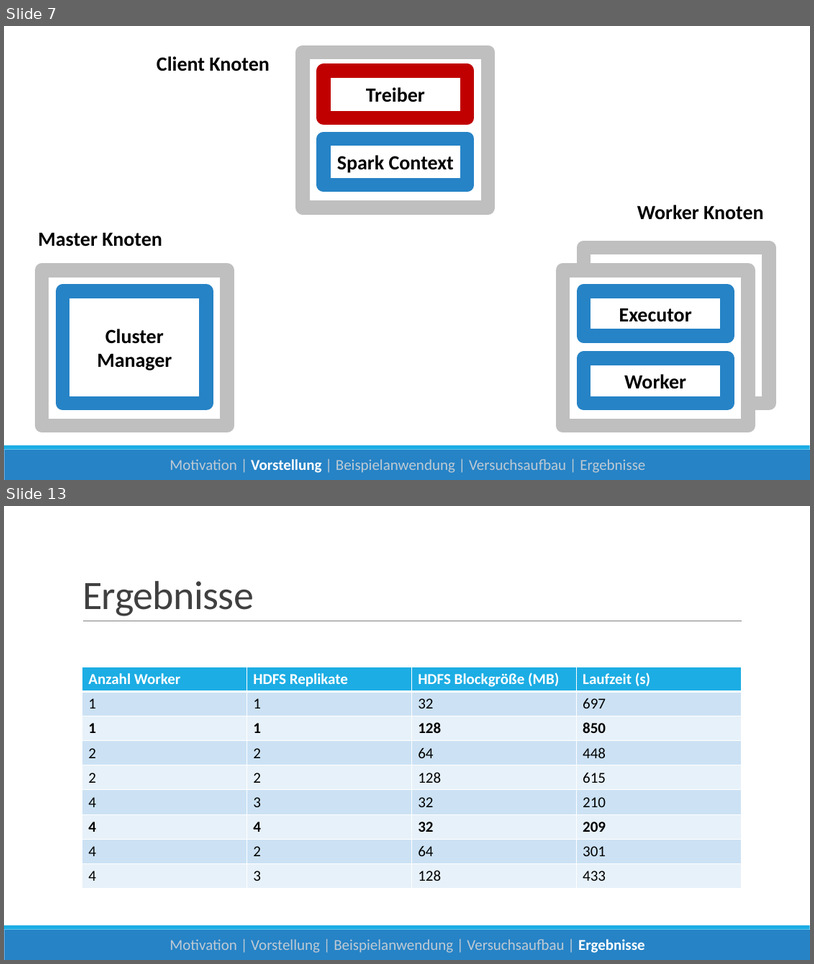
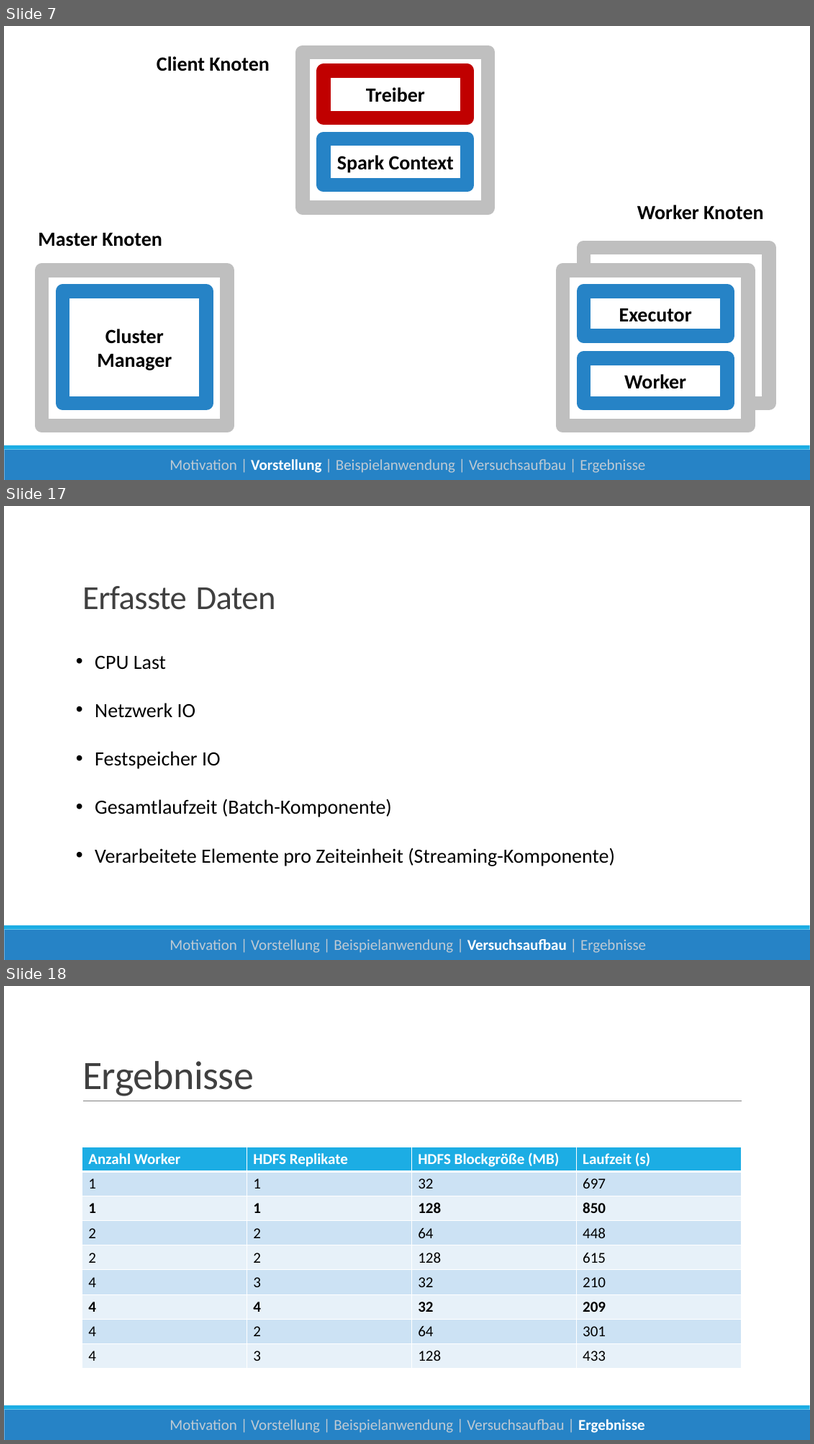
Before and after one commit to danck/bachelor_thesis, a slide deck: 0 - Entwürfe/Skalierbare Datenanalyse mit Apache Spark.pptx. Shown one above the other, each under a label of ours: slides 7 and 13 before the commit, slides 7, 17 and 18 after it; the slides between them are not shown. The pictures are 814x964 and 814x1444 pixels, drawn with LibreOffice and Linux fonts; fonts in the diff are those of the drawing. Boxes give left, top, right and bottom in pixels: in the first picture for what was removed or moved away, otherwise in the second. Text is boxed around its words. In the diff, an @@ line names an element or a change of style, - is before the commit and + after.

```diff
--- a/0 - Entwürfe/Skalierbare Datenanalyse mit Apache Spark.pptx
+++ b/0 - Entwürfe/Skalierbare Datenanalyse mit Apache Spark.pptx
@@ slide 17 added at [4,506,810,960], background #FFFFFF at 52% opacity; not listed: 2 template elements that a slide beside it also shows @@
@@ title added at [82,586,276,610], 40 pt, text #404040 @@
+Erfasste Daten
@@ rectangle added at [70,602,748,633], fill #FFFFFF @@
@@ text added at [95,656,615,866], 24 pt, text #000000 @@
+• CPU Last
+• Netzwerk IO
+• Festspeicher IO
+• Gesamtlaufzeit (Batch-Komponente)
+• Verarbeitete Elemente pro Zeiteinheit (Streaming-Komponente)
@@ text added at [170,939,646,952], 18 pt, text #BECAD4 @@
+Motivation | Vorstellung | Beispielanwendung | Versuchsaufbau | Ergebnisse
@@ what was slide 13 is now slide 18 @@
```
Also in this commit, not shown: 5 slides changed, 9 other slides added, 3 slides removed.
